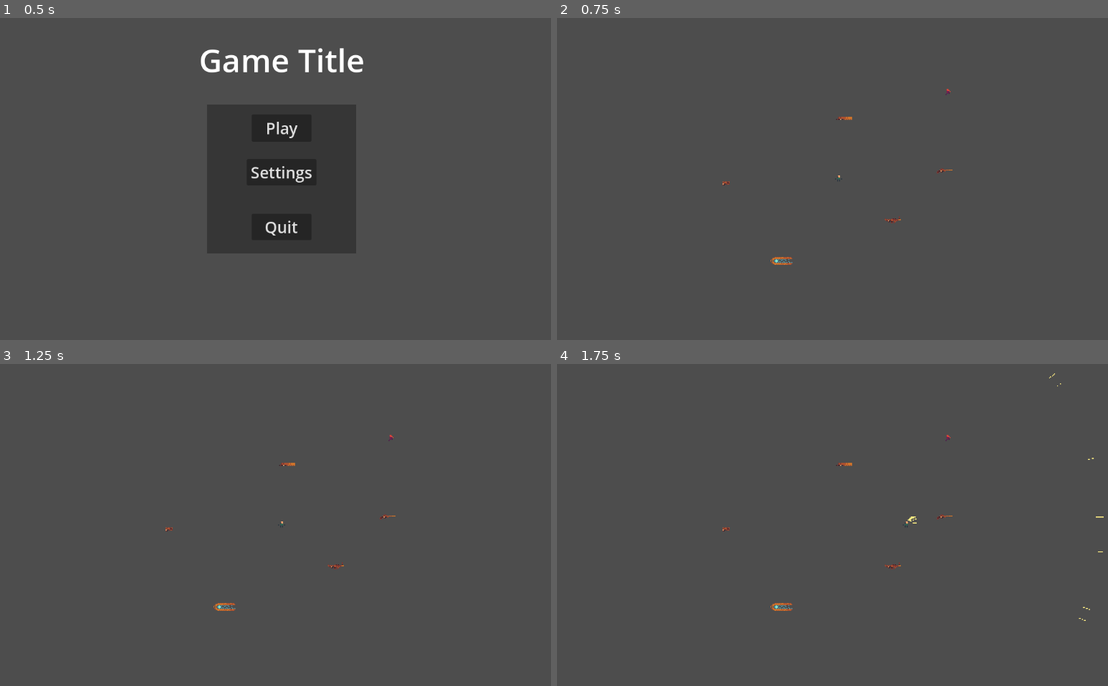
Above: before the commit, frames 1-4 (two rows, left to right).
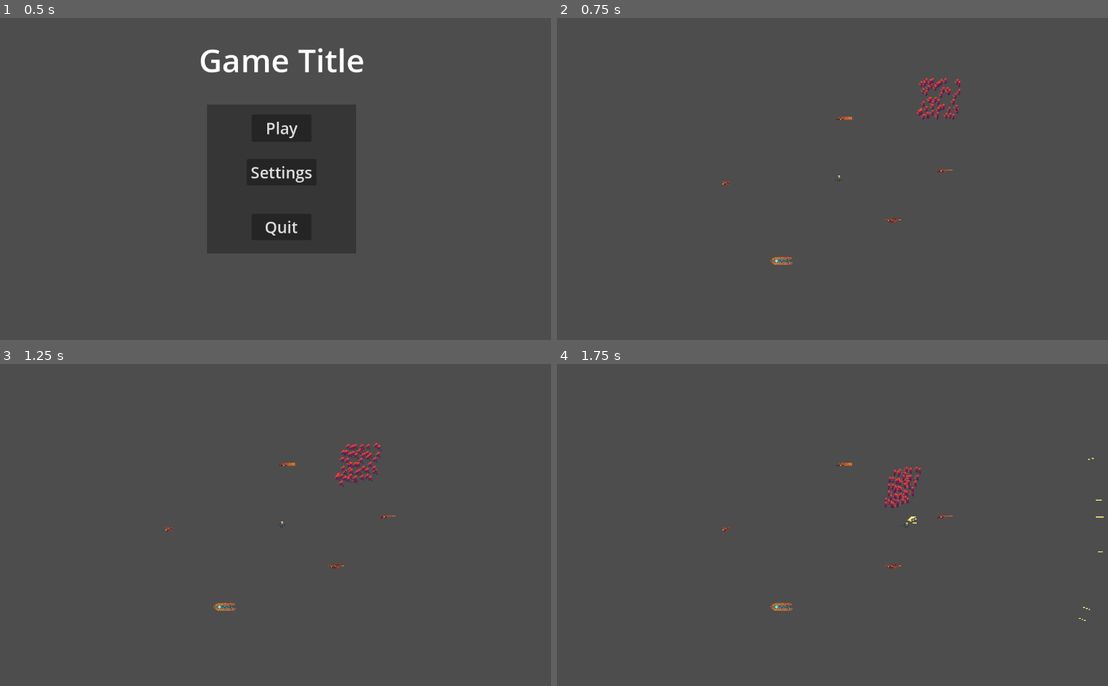
Above: after the commit, the same moments.

Repository: Lucas-Code27/eternal-vengeance
Game: Godot game, scene res://Src/UI/main_menu.tscn
Same seed, same stepped clock (60 frames per second), same inputs: the game is played once before the commit and once after it.
Inputs (mouse positions are in pixels of both pictures, inside the frame that each line leads up to):
- Up to frame 1 (0.5 s): no input
- Up to frame 2 (0.75 s): click "Play" at 0.5 s
- Up to frame 3 (1.25 s): no input
- Up to frame 4 (1.75 s): move the mouse to (964, 508) at 1.27 s; press the mouse at (964, 508) at 1.28 s; hold D (right) from 1.28 s (still down)

Frame 1 is identical in both runs. In frame 2, 0.4% of the frame differs, in the area x 50-74%, y 18-51%; in frame 3, 0.4%, in the area x 60-72%, y 22-39%; in frame 4, 0.4%.

Commit message:
Enemies do stuff now

Diff:
--- a/Src/Components/bullet2d.gd
+++ b/Src/Components/bullet2d.gd
@@ -3,6 +3,7 @@
 # Stats set by ShootingComponent2D node
 var speed:int
 var damage:int
+var pierce:int
 
 # Direction to move in
 var direction:Vector2
@@ -12,8 +13,11 @@
 	global_position += direction * speed
 
 func _on_body_entered(body: Node2D) -> void:
-	if body.has_node("HealthComponent"):
-		body.get_node("HealthComponent").Hurt(damage)
+	while pierce > 0:
+		if body.has_node("HealthComponent"):
+			body.get_node("HealthComponent").Hurt(damage)
+
+		pierce -= 1
 
 	queue_free()
 
--- a/Src/Components/shooting_component_2d.gd
+++ b/Src/Components/shooting_component_2d.gd
@@ -26,6 +26,7 @@
 		# Set Stats
 		bullet_inst.speed = stats.speed
 		bullet_inst.damage = stats.damage
+		bullet_inst.pierce = stats.pierce
 
 		# Release it to the world
 		scene.add_child(bullet_inst)
--- a/Src/Enemies/EnemyMelee.tscn
+++ b/Src/Enemies/EnemyMelee.tscn
@@ -7,8 +7,49 @@
 [sub_resource type="RectangleShape2D" id="RectangleShape2D_yaelc"]
 size = Vector2(7, 7)
 
+[sub_resource type="Animation" id="Animation_pcnsx"]
+length = 0.001
+tracks/0/type = "value"
+tracks/0/imported = false
+tracks/0/enabled = true
+tracks/0/path = NodePath("Sprite2D:frame")
+tracks/0/interp = 1
+tracks/0/loop_wrap = true
+tracks/0/keys = {
+"times": PackedFloat32Array(0),
+"transitions": PackedFloat32Array(1),
+"update": 1,
+"values": [0]
+}
+
+[sub_resource type="Animation" id="Animation_cjvt4"]
+resource_name = "run"
+length = 0.3
+loop_mode = 1
+tracks/0/type = "value"
+tracks/0/imported = false
+tracks/0/enabled = true
+tracks/0/path = NodePath("Sprite2D:frame")
+tracks/0/interp = 1
+tracks/0/loop_wrap = true
+tracks/0/keys = {
+"times": PackedFloat32Array(0, 0.1, 0.2),
+"transitions": PackedFloat32Array(1, 1, 1),
+"update": 1,
+"values": [0, 1, 2]
+}
+
+[sub_resource type="AnimationLibrary" id="AnimationLibrary_ihsi0"]
+_data = {
+&"RESET": SubResource("Animation_pcnsx"),
+&"run": SubResource("Animation_cjvt4")
+}
+
 [node name="EnemyMelee" type="Area2D"]
+collision_mask = 3
 script = ExtResource("1_yaelc")
+speed = 1
+damage = 1
 
 [node name="CollisionShape2D" type="CollisionShape2D" parent="."]
 position = Vector2(0.5, 0.5)
@@ -20,7 +61,13 @@
 
 [node name="HealthComponent" type="Node" parent="."]
 script = ExtResource("3_cjvt4")
-Max_Health = 2
+Max_Health = 4
 metadata/_custom_type_script = "uid://4m8k3ln0731x"
 
+[node name="AnimationPlayer" type="AnimationPlayer" parent="."]
+libraries = {
+&"": SubResource("AnimationLibrary_ihsi0")
+}
+
+[connection signal="body_entered" from="." to="." method="_on_body_entered"]
 [connection signal="Die" from="HealthComponent" to="." method="_on_health_component_die"]
--- a/Src/Enemies/enemy.gd
+++ b/Src/Enemies/enemy.gd
@@ -1,5 +1,37 @@
-extends Area2D
+class_name EnemyMelee extends Area2D
+
+var direction:Vector2
+
+var player:CharacterBody2D
+
+@export var speed:int
+@export var damage:int
+
+func _ready() -> void:
+	$AnimationPlayer.play("run")
+	player = get_parent().find_child("Player")
+
+func _physics_process(_delta: float) -> void:
+	direction = global_position.direction_to(player.global_position).normalized()
+
+	if direction.x > 0:
+		$Sprite2D.flip_h = false
+	elif direction.x < 0:
+		$Sprite2D.flip_h = true
+
+	global_position += direction * speed
+
+	for thing in get_overlapping_areas():
+		if thing.has_node("HealthComponent"):
+			var push_vector = thing.global_position.direction_to(global_position).normalized()
+
+			global_position += push_vector/30
 
 
 func _on_health_component_die() -> void:
 	queue_free()
+
+
+func _on_body_entered(body: Node2D) -> void:
+	if body == player:
+		player.find_child("HealthComponent").Hurt(damage)
--- a/Src/Player/Player.tscn
+++ b/Src/Player/Player.tscn
@@ -1,10 +1,11 @@
-[gd_scene load_steps=10 format=3 uid="uid://bt1vayt1xblxj"]
+[gd_scene load_steps=11 format=3 uid="uid://bt1vayt1xblxj"]
 
 [ext_resource type="Script" uid="uid://d3tup8ql8v4kt" path="res://Src/Player/player.gd" id="1_ujskw"]
 [ext_resource type="Script" uid="uid://b85wfj2cbgrmj" path="res://Src/Components/shooting_component_2d.gd" id="2_f70li"]
 [ext_resource type="Texture2D" uid="uid://bi88hipb0smao" path="res://Assets/Art/playersheet.png" id="2_kpvkq"]
 [ext_resource type="PackedScene" uid="uid://dxo713ynsgnk2" path="res://Src/Player/Bullet.tscn" id="3_vr7rf"]
 [ext_resource type="Resource" uid="uid://gqdcvn2r7va" path="res://Src/guns/shotgun.tres" id="5_rtus5"]
+[ext_resource type="Script" uid="uid://4m8k3ln0731x" path="res://Src/Components/health_component.gd" id="6_35oun"]
 
 [sub_resource type="RectangleShape2D" id="RectangleShape2D_8yvb5"]
 size = Vector2(5, 6)
@@ -48,6 +49,8 @@
 }
 
 [node name="Player" type="CharacterBody2D"]
+collision_layer = 2
+collision_mask = 4
 script = ExtResource("1_ujskw")
 
 [node name="Sprite2D" type="Sprite2D" parent="."]
@@ -77,5 +80,11 @@
 &"": SubResource("AnimationLibrary_ny17j")
 }
 
+[node name="HealthComponent" type="Node" parent="."]
+script = ExtResource("6_35oun")
+Max_Health = 10
+metadata/_custom_type_script = "uid://4m8k3ln0731x"
+
 [connection signal="timeout" from="cooldown" to="." method="_on_cooldown_timeout"]
 [connection signal="statschanged" from="Pivot/Shootingcomp" to="." method="_on_shootingcomp_statschanged"]
+[connection signal="Die" from="HealthComponent" to="." method="_on_health_component_die"]
--- a/Src/Player/player.gd
+++ b/Src/Player/player.gd
@@ -8,6 +8,9 @@
 @onready var cooldowntime:float = shooter.stats.cooldowntime
 
 var canshoot:bool = true
+
+func _ready() -> void:
+	$AnimationPlayer.play("idle")
 
 func _physics_process(_delta: float) -> void:
 	if Input.is_action_pressed("shoot") and canshoot:
@@ -32,3 +35,7 @@
 
 func _on_shootingcomp_statschanged() -> void:
 	cooldowntime = shooter.stats.cooldowntime
+
+
+func _on_health_component_die() -> void:
+	get_tree().reload_current_scene()
--- a/Src/Scenes/enemy_spawner.gd
+++ b/Src/Scenes/enemy_spawner.gd
@@ -5,5 +5,5 @@
 func spawn(count:int):
 	for thing in count:
 		var enemy_inst = enemies[randi_range(0,len(enemies)-1)].instantiate()
-		enemy_inst.global_position = global_position
+		enemy_inst.global_position = global_position + Vector2(randf_range(-20,20),randf_range(-20,20))
 		get_parent().add_child(enemy_inst)
--- a/Src/Scenes/game_scene.gd
+++ b/Src/Scenes/game_scene.gd
@@ -3,4 +3,4 @@
 @export var spawner:Enemyspawner
 
 func _ready() -> void:
-	spawner.spawn(1)
+	spawner.spawn(50)
--- a/Src/guns/arpickup.tscn
+++ b/Src/guns/arpickup.tscn
@@ -8,6 +8,8 @@
 size = Vector2(16, 7)
 
 [node name="Gunpickup" type="Area2D"]
+collision_layer = 4
+collision_mask = 2
 script = ExtResource("1_pa22j")
 gun = ExtResource("2_a5266")
 
--- a/Src/guns/beampickup.tscn
+++ b/Src/guns/beampickup.tscn
@@ -8,6 +8,8 @@
 size = Vector2(22, 8)
 
 [node name="Beampickup" type="Area2D"]
+collision_layer = 4
+collision_mask = 2
 script = ExtResource("1_q4fbt")
 gun = ExtResource("2_2557c")
 metadata/_custom_type_script = "uid://cy7uaxexqjoyn"
--- a/Src/guns/gun_stats.gd
+++ b/Src/guns/gun_stats.gd
@@ -5,3 +5,4 @@
 @export var damage:int
 @export var spread:float
 @export var bullet_amnt:int = 1
+@export var pierce:int = 1
--- a/Src/guns/gunpickup.gd
+++ b/Src/guns/gunpickup.gd
@@ -3,7 +3,6 @@
 @export var gun:GunStats
 
 func _on_body_entered(body: Node2D) -> void:
-	if body.has_node("Pivot/Shootingcomp"):
-		body.get_node("Pivot/Shootingcomp").stats = gun
-		body.get_node("Pivot/Shootingcomp").emit_signal("statschanged")
-		queue_free()
+	body.get_node("Pivot/Shootingcomp").stats = gun
+	body.get_node("Pivot/Shootingcomp").emit_signal("statschanged")
+	queue_free()
--- a/Src/guns/pistol.tres
+++ b/Src/guns/pistol.tres
@@ -7,6 +7,6 @@
 cooldowntime = 0.3
 speed = 15
 damage = 5
-spread = 0.1
+spread = 0.05
 bullet_amnt = 1
 metadata/_custom_type_script = "uid://d0ekklj0al525"
--- a/Src/guns/pistolpickup.tscn
+++ b/Src/guns/pistolpickup.tscn
@@ -8,6 +8,8 @@
 size = Vector2(7, 4)
 
 [node name="Pistolpickup" type="Area2D"]
+collision_layer = 4
+collision_mask = 2
 script = ExtResource("1_18r4d")
 gun = ExtResource("2_6h822")
 metadata/_custom_type_script = "uid://cy7uaxexqjoyn"
--- a/Src/guns/rifle.tres
+++ b/Src/guns/rifle.tres
@@ -5,8 +5,9 @@
 [resource]
 script = ExtResource("1_8r7v4")
 cooldowntime = 0.5
-speed = 30
+speed = 25
 damage = 10
 spread = 0.0
 bullet_amnt = 1
+pierce = 3
 metadata/_custom_type_script = "uid://d0ekklj0al525"
--- a/Src/guns/riflepickup.tscn
+++ b/Src/guns/riflepickup.tscn
@@ -8,6 +8,8 @@
 size = Vector2(16, 6)
 
 [node name="Riflepickup" type="Area2D"]
+collision_layer = 4
+collision_mask = 2
 script = ExtResource("1_cb0h2")
 gun = ExtResource("2_5qna3")
 metadata/_custom_type_script = "uid://cy7uaxexqjoyn"
--- a/Src/guns/shotgunpickup.tscn
+++ b/Src/guns/shotgunpickup.tscn
@@ -8,6 +8,8 @@
 size = Vector2(16, 4)
 
 [node name="Shotgunpickup" type="Area2D"]
+collision_layer = 4
+collision_mask = 2
 script = ExtResource("1_gj3bx")
 gun = ExtResource("2_1bwym")
 metadata/_custom_type_script = "uid://cy7uaxexqjoyn"
Not shown: 1 places in Src/Enemies/EnemyMelee.tscn that only renumber resources
